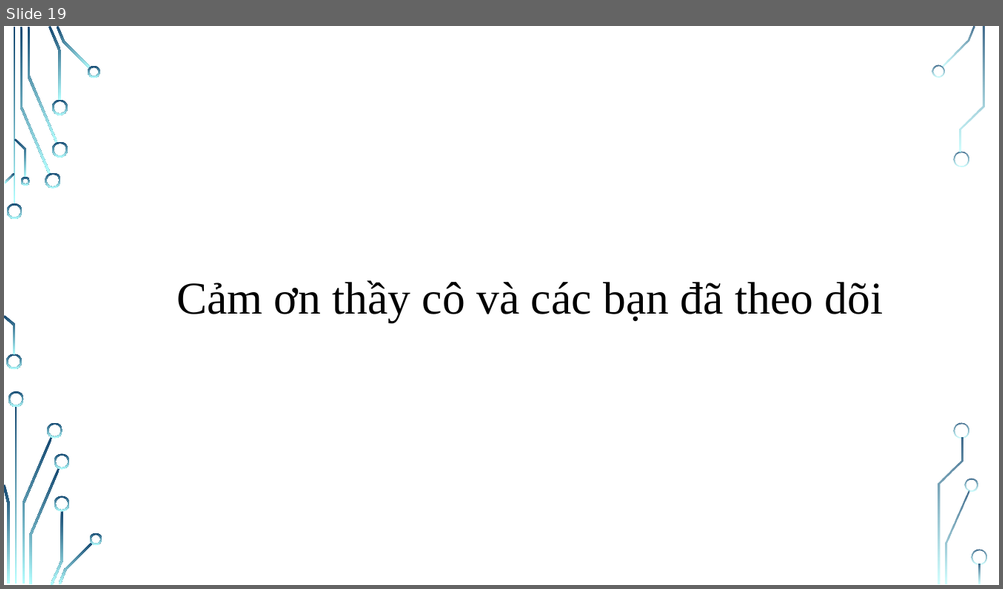
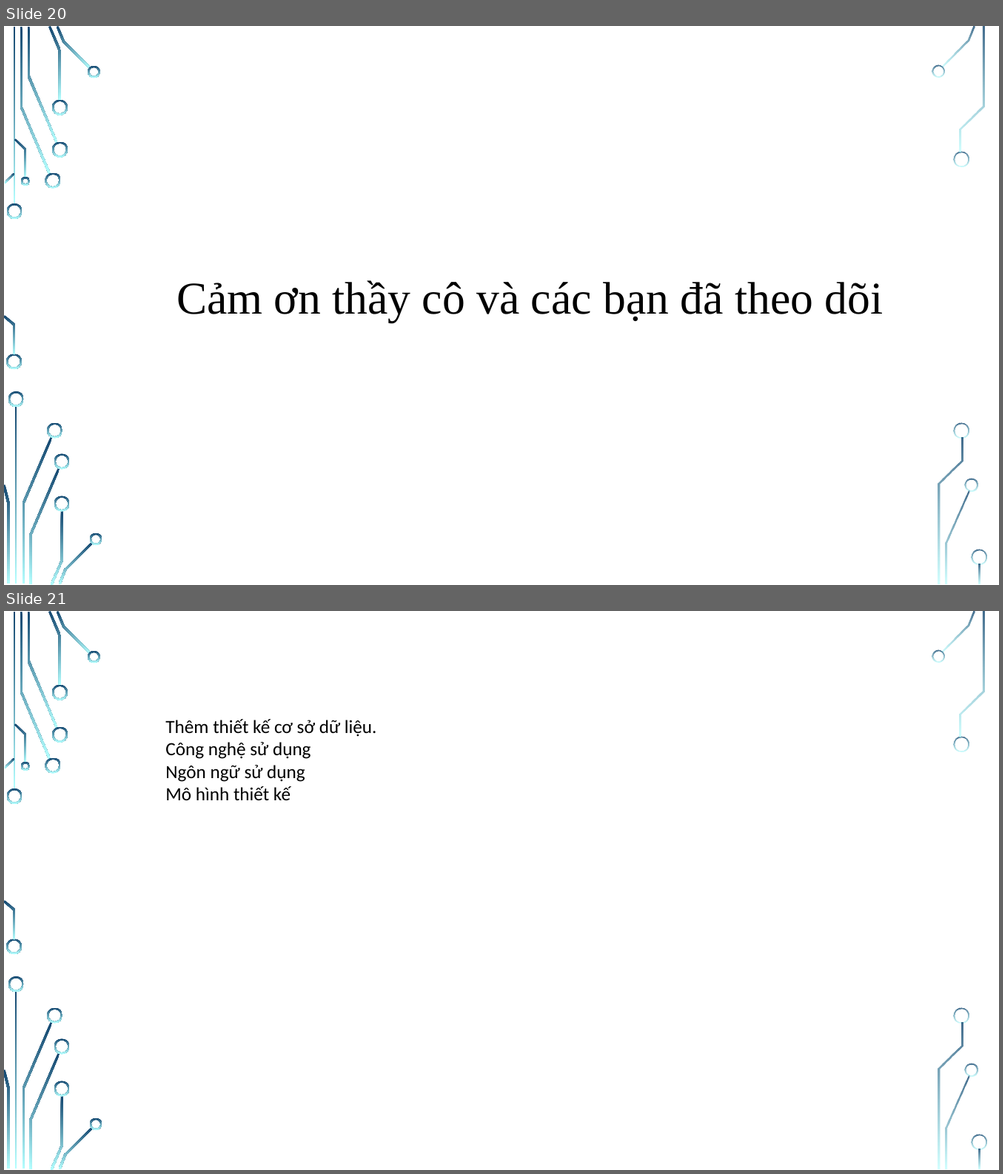
Before and after one commit to NguyenThiHao/DoAnTotNghiep, a slide deck: Documents/Slide do an tot nghiep.pptx. Shown one above the other, each under a label of ours: slide 19 before the commit, slides 20 and 21 after it. The pictures are 1003x589 and 1003x1174 pixels, drawn with LibreOffice and Linux fonts; fonts in the diff are those of the drawing; background and template pictures are left out. Boxes give left, top, right and bottom in pixels: in the first picture for what was removed or moved away, otherwise in the second. Text is boxed around its words. In the diff, an @@ line names an element or a change of style, - is before the commit and + after.

```diff
--- a/Documents/Slide do an tot nghiep.pptx
+++ b/Documents/Slide do an tot nghiep.pptx
@@ slide 21 added at (4, 611, 999, 1170), background picture (left out); not listed: 36 template elements that a slide beside it also shows @@
@@ text added at (165, 719, 377, 800), 18 pt, text #000000 @@
+Thêm thiết kế cơ sở dữ liệu.
+Công nghệ sử dụng
+Ngôn ngữ sử dụng
+Mô hình thiết kế
@@ what was slide 19 is now slide 20 @@
```
Also in this commit, not shown: 4 slides changed, 1 other slide added, 36 other files.
